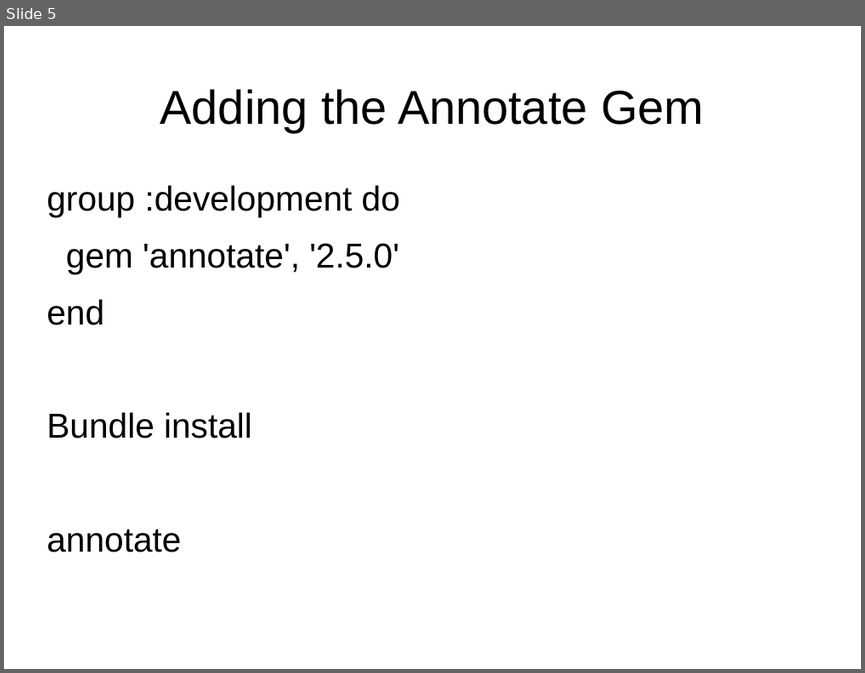
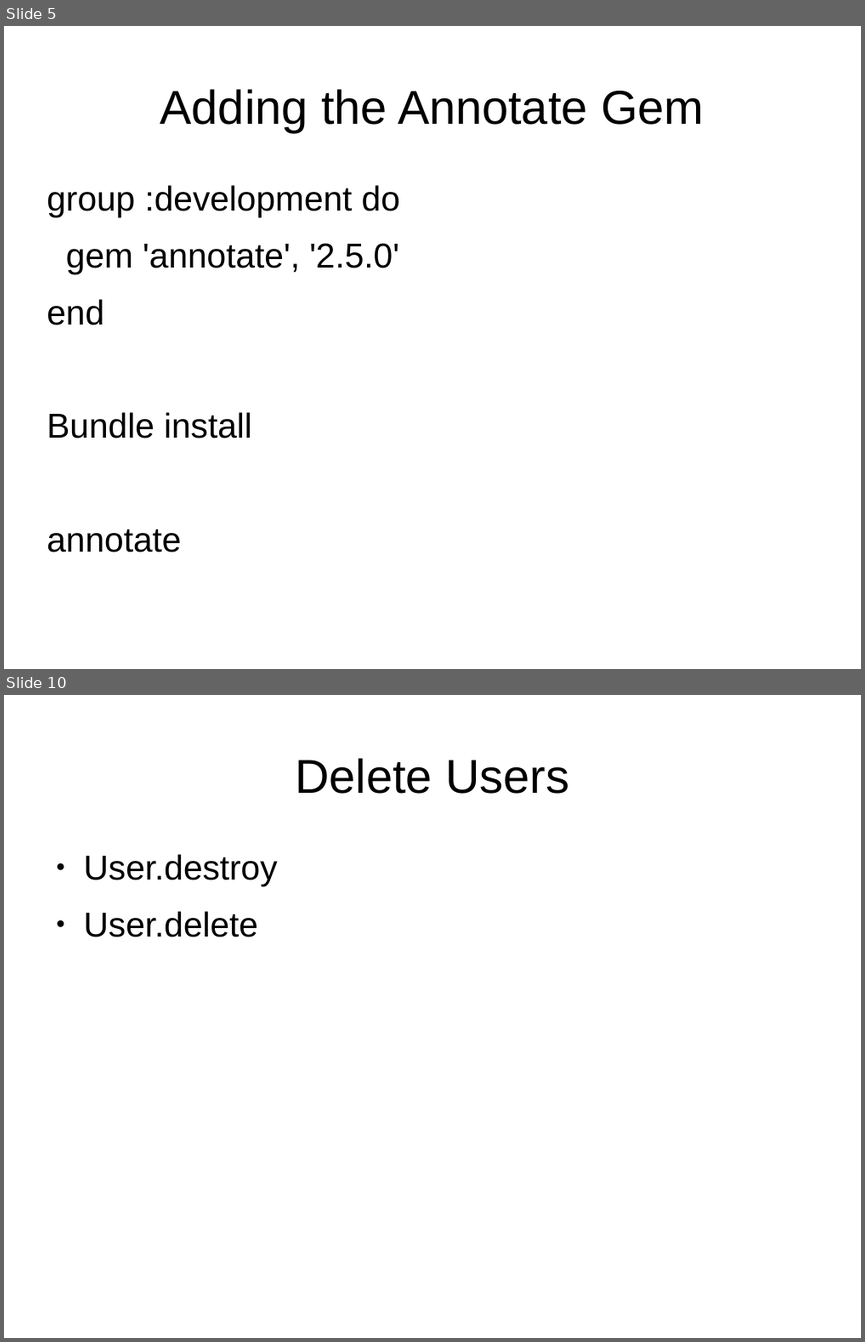
Before and after one commit to EmeraldCityProgrammingGroup/presentations-2013, a slide deck: ModelingUsers.odp. Shown one above the other, each under a label of ours: slide 5 before the commit, slides 5 and 10 after it; the slides between them are not shown. The pictures are 865x673 and 865x1342 pixels, drawn with LibreOffice and Linux fonts; fonts in the diff are those of the drawing. Boxes give left, top, right and bottom in pixels: in the first picture for what was removed or moved away, otherwise in the second. Text is boxed around its words. In the diff, an @@ line names an element or a change of style, - is before the commit and + after.

```diff
--- a/ModelingUsers.odp
+++ b/ModelingUsers.odp
@@ slide 10 added at [4, 695, 861, 1338], background #FFFFFF @@
@@ title added at [295, 758, 569, 794], 44 pt, text #000000 @@
+Delete Users
@@ text added at [84, 854, 278, 937], 32 pt, text #000000 @@
+● User.destroy
+● User.delete
```
Also in this commit, not shown: 13 other slides added.
